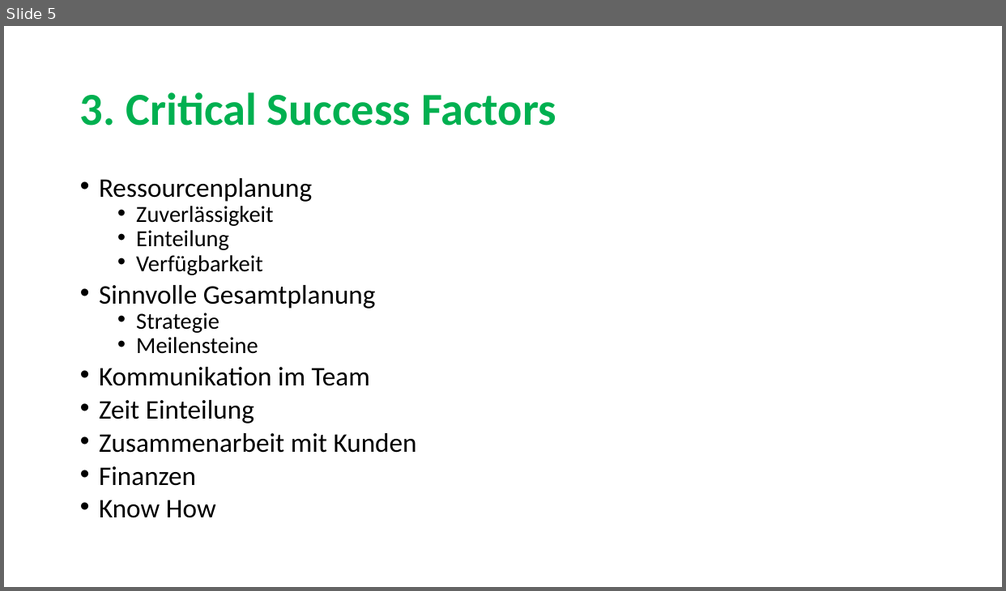
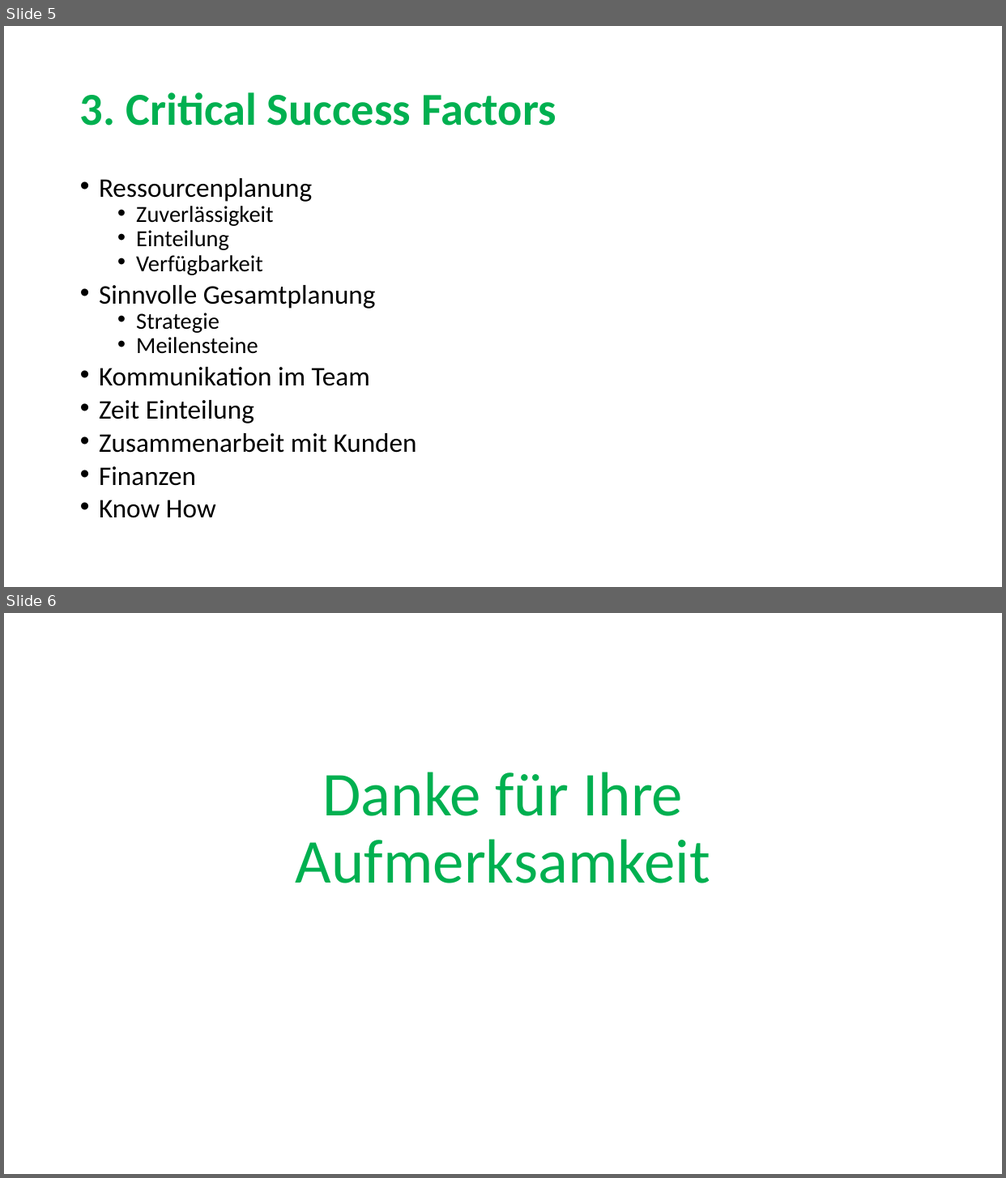
Before and after one commit to sarahmele/ch.bfh.btx8081.w2015.green, a slide deck: doc/task01/Task1.pptx. Shown one above the other, each under a label of ours: slide 5 before the commit, slides 5 and 6 after it. The pictures are 1006x591 and 1006x1178 pixels, drawn with LibreOffice and Linux fonts; fonts in the diff are those of the drawing. Boxes give left, top, right and bottom in pixels: in the first picture for what was removed or moved away, otherwise in the second. Text is boxed around its words. In the diff, an @@ line names an element or a change of style, - is before the commit and + after.

```diff
--- a/doc/task01/Task1.pptx
+++ b/doc/task01/Task1.pptx
@@ slide 6 added at box(4, 613, 1002, 1174), background #FFFFFF @@
@@ title added at box(296, 772, 710, 884), 60 pt, text #00B050 @@
+Danke für Ihre Aufmerksamkeit
```
Also in this commit, not shown: 1 slide changed, 1 slide removed.
